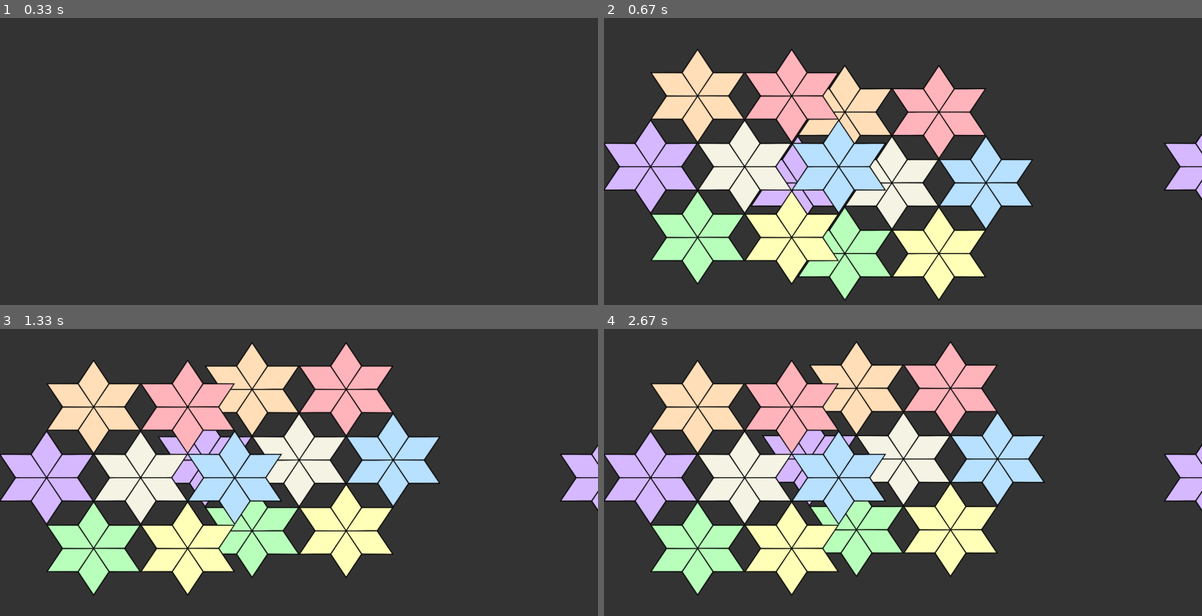
Above: before the commit, frames 1-4 (two rows, left to right).
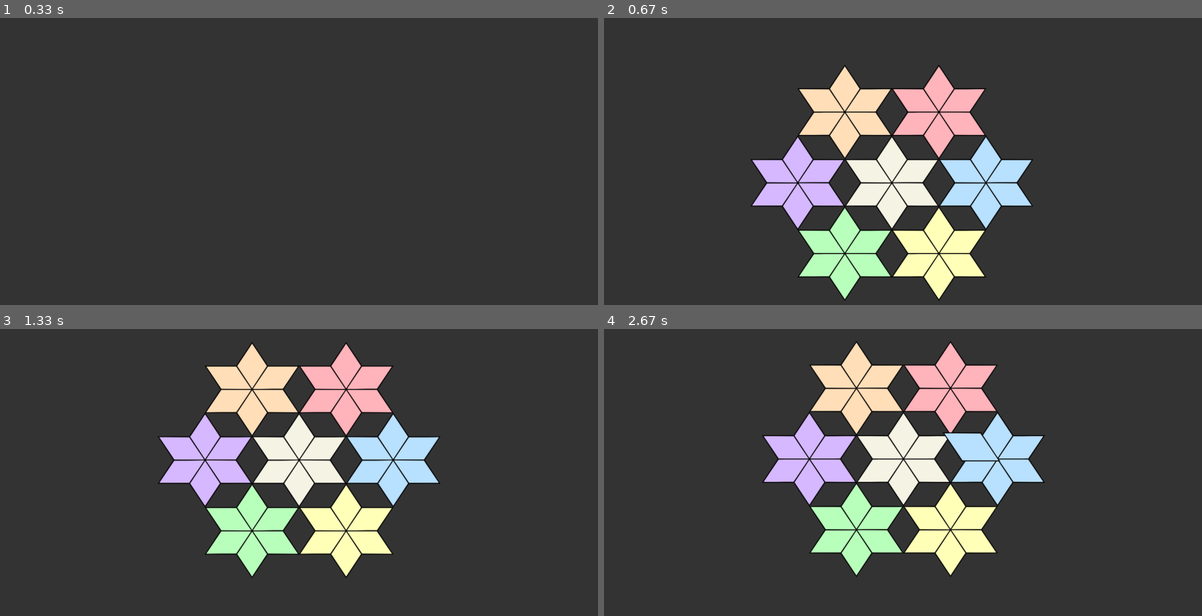
Above: after the commit, the same moments.

Repository: len0rd/cloudless_sky
Game: LÖVE game, started from main.lua
The game is run twice, just before and just after one commit, with the same random seed, the same clock (stepped at 60 frames per second) and the same inputs.
Inputs (mouse positions are in pixels of both pictures, inside the frame that each line leads up to):
- Up to frame 1 (0.33 s): no input
- Up to frame 2 (0.67 s): tap Space at 0.33 s
- Up to frame 3 (1.33 s): move the mouse to (358, 532) at 0.7 s; tap Space at 0.73, 1.03 s; click (310, 346) at 1.22 s
- Up to frame 4 (2.67 s): click (885, 400) at 1.55 s; click (1022, 432) at 1.88 s; press the mouse at (1022, 432) at 2.53 s; move the mouse to (974, 438) at 2.63 s

Frame 1 is identical in both runs. In frame 2, 19% of the frame differs, in the area x 0-100%, y 10-93%; in frame 3, 19%; in frame 4, 19%.

Commit message:
little bit of cleanup to my ecs (except not) for Player Mat entities

Diff:
--- a/cloudless_sky/components.lua
+++ b/cloudless_sky/components.lua
@@ -15,6 +15,7 @@
     mouseHandler = "mouseHandler",
     mouseFocusable = "mouseFocusable",
     boundingBox = "boundingBox",
+    playerEntity = "playerEntity",
 }
 
 --- Entity should remain anchored on a particular player mat tile
@@ -25,12 +26,9 @@
     c.slotIdx = slotIdx
 end)
 
---- Entity wants to know what tile is in "focus" ie: the visible player mat tile
---- currently hovered by mouse or highlighted by control
---- The component will be updated prior to its :update call (if any)
-Concord.component(Components.names.playerMatTileFocus, function(c)
-    c.focusStarIdx = 0
-    c.focusSlotIdx = 0
+--- This entity is tied to a particular player and should only by updated when its that players turn
+Concord.component(Components.names.playerEntity, function(c, playerIdx)
+    c.idx = playerIdx
 end)
 
 --- If the entity is not in the cameras current view port, remove it from the world
--- a/cloudless_sky/entities/player_mat_entity.lua
+++ b/cloudless_sky/entities/player_mat_entity.lua
@@ -10,6 +10,34 @@
 ---@class PlayerMatEntity
 local PlayerMatEntity = {}
 PlayerMatEntity.__index = PlayerMatEntity
+
+local function extend(base, child)
+    -- Preserve the original metatable and add PlayerMatEntity methods
+    local originalMT = getmetatable(base)
+    local newMT = {}
+
+    -- Copy original metatable
+    for k, v in pairs(originalMT) do
+        newMT[k] = v
+    end
+
+    -- Add child methods to the __index
+    local originalIndex = newMT.__index
+    newMT.__index = function(t, k)
+        -- First check child methods
+        if child[k] then
+            return child[k]
+        end
+        -- Then check original base methods
+        if type(originalIndex) == "function" then
+            return originalIndex(t, k)
+        elseif originalIndex then
+            return originalIndex[k]
+        end
+    end
+
+    setmetatable(base, newMT)
+end
 
 -- padding between each star in pixels. must be an even number
 local STAR_PADDING = 2
@@ -26,40 +54,15 @@
     local entity = Concord.entity()
     assert(starTypes, "PlayerMatEntity must know what star types it has")
     local x, y = determineWorldCoords(playerIdx, sizePx)
-    entity.playerIdx = playerIdx
 
-    -- Preserve the original metatable and add PlayerMatEntity methods
-    local originalMT = getmetatable(entity)
-    local newMT = {}
-
-    -- Copy original metatable
-    for k, v in pairs(originalMT) do
-        newMT[k] = v
-    end
-
-    -- Add PlayerMatEntity methods to the __index
-    local originalIndex = newMT.__index
-    newMT.__index = function(t, k)
-        -- First check PlayerMatEntity methods
-        if PlayerMatEntity[k] then
-            return PlayerMatEntity[k]
-        end
-        -- Then check original Entity methods
-        if type(originalIndex) == "function" then
-            return originalIndex(t, k)
-        elseif originalIndex then
-            return originalIndex[k]
-        end
-    end
-
-    setmetatable(entity, newMT)
+    extend(entity, PlayerMatEntity)
 
     entity
         :give(Components.names.worldPos, x, y)
         :give(Components.names.boundingBox, sizePx, sizePx)
         :give(Components.names.drawable, Constants.drawPriority.playerMat)
         :give(Components.names.mouseHandler, Constants.drawPriority.playerMat)
-        :give(Components.names.playerMatTileFocus)
+        :give(Components.names.playerEntity, playerIdx)
 
     -- get StarViews initialized
     entity.star_size = (entity.boundingBox.w - STAR_PADDING) / 3
@@ -95,6 +98,9 @@
         entity.stars[ii] = StarView(starTypes[ii], origin[1], origin[2], entity.star_size)
     end
 
+    entity.focusStarIdx = 0
+    entity.focusSlotIdx = 0
+
     return entity
 end
 
@@ -115,21 +121,22 @@
 end
 
 function PlayerMatEntity:update(dt, gameState)
+    self.focusStarIdx, self.focusSlotIdx = self:coordStarSlotIndex(camera:mousePosition())
     for _, star in ipairs(self.stars) do
         star:update(0)
     end
-    if self.playerMatTileFocus.focusStarIdx ~= 0 then
-        self.stars[self.playerMatTileFocus.focusStarIdx]:update(self.playerMatTileFocus.focusSlotIdx)
+    if self.focusStarIdx ~= 0 then
+        self.stars[self.focusStarIdx]:update(self.focusSlotIdx)
     end
 end
 
 function PlayerMatEntity:draw(gameState)
     local numStars = #self.stars
-    local startIdx = (self.playerMatTileFocus.focusStarIdx % numStars) + 1
+    local startIdx = (self.focusStarIdx % numStars) + 1
 
     for ii = startIdx, startIdx + numStars - 1 do
         local starIdx = ((ii - 1) % numStars) + 1
-        self.stars[starIdx]:draw(gameState:getStar(self.playerIdx, starIdx))
+        self.stars[starIdx]:draw(gameState:getStar(self.playerEntity.idx, starIdx))
     end
 end
 
--- a/cloudless_sky/model/game_state.lua
+++ b/cloudless_sky/model/game_state.lua
@@ -49,8 +49,6 @@
         idx = 1,
         phase = GameState.RoundPhase.TILE_SELECTION,
     }
-    self.currentRound = 1
-    self.currentRoundPhase = GameState.RoundPhase.TILE_SELECTION
 end
 
 function GameState:serialize()
--- a/cloudless_sky/states/tile_placement_turn_sm.lua
+++ b/cloudless_sky/states/tile_placement_turn_sm.lua
@@ -33,6 +33,8 @@
     end
     self:centerCamera()
 
+    self.graphicsState.world:emit("update", dt, self.gameState)
+
     if self.mouseClicked then
         self.graphicsState.world:emit("leaveUpdate")
     end
--- a/cloudless_sky/systems/draw.lua
+++ b/cloudless_sky/systems/draw.lua
@@ -5,20 +5,46 @@
 local DrawSys = Concord.system({
     worldPool = { Components.names.drawable, Components.names.worldPos },
     killCheckPool = { Components.names.drawable, Components.names.worldPos, Components.names.killOffCamera },
-    cameraPool = { Components.names.drawable, Components.names.cameraPosition },
+    cameraPool = { Components.names.drawable, Components.names.cameraPos },
 })
-
-function DrawSys:update(dt, gameState)
-    --- TODO: go over killCheckPool and see if any entities can be removed from the world
-end
 
 local function sortByPriority(a, b)
     return a.drawable.priority < b.drawable.priority
 end
 
+--- filter the given pool down to:
+--- Entities that have an update function
+---     AND if they have the playerEntity component, its index matches currentPlayerIdx
+local function filterPoolForUpdate(pool, currentPlayerIdx)
+    local filteredPool = {}
+    for _, e in ipairs(pool) do
+        if e.update then
+            if e.playerEntity then
+                if e.playerEntity.idx == currentPlayerIdx then
+                    table.insert(filteredPool, e)
+                end
+            else
+                table.insert(filteredPool, e)
+            end
+        end
+    end
+    table.sort(filteredPool, sortByPriority)
+    return filteredPool
+end
+
+function DrawSys:update(dt, gameState)
+    --- TODO: go over killCheckPool and see if any entities can be removed from the world
+
+    -- only run update on entites that have an update function and that are tied to the current player
+    local filteredWorldPool = filterPoolForUpdate(self.worldPool, gameState.currentTurnPlayer)
+    for _, e in ipairs(filteredWorldPool) do
+        e:update(dt, gameState)
+    end
+end
+
 function DrawSys:draw(gameState)
     -- ensure entities are priority-sorted
-    table.sort(self.worldPool, sortByPriority)
+
     camera:attach()
     for _, e in ipairs(self.worldPool) do
         e:draw(gameState)
